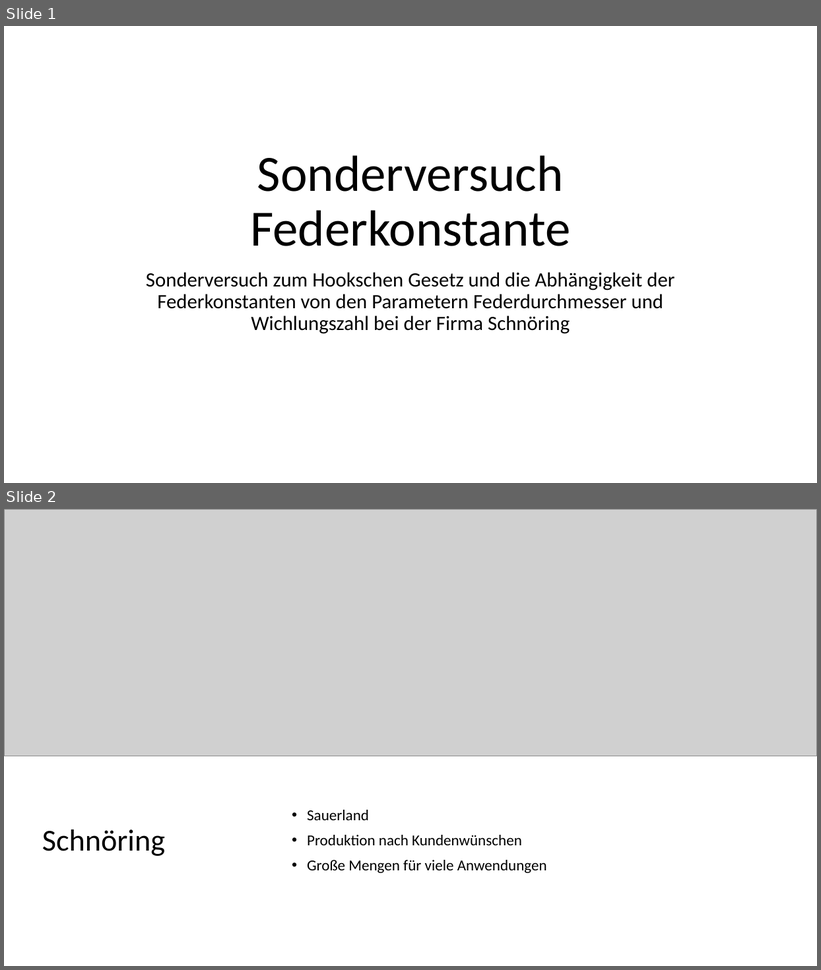
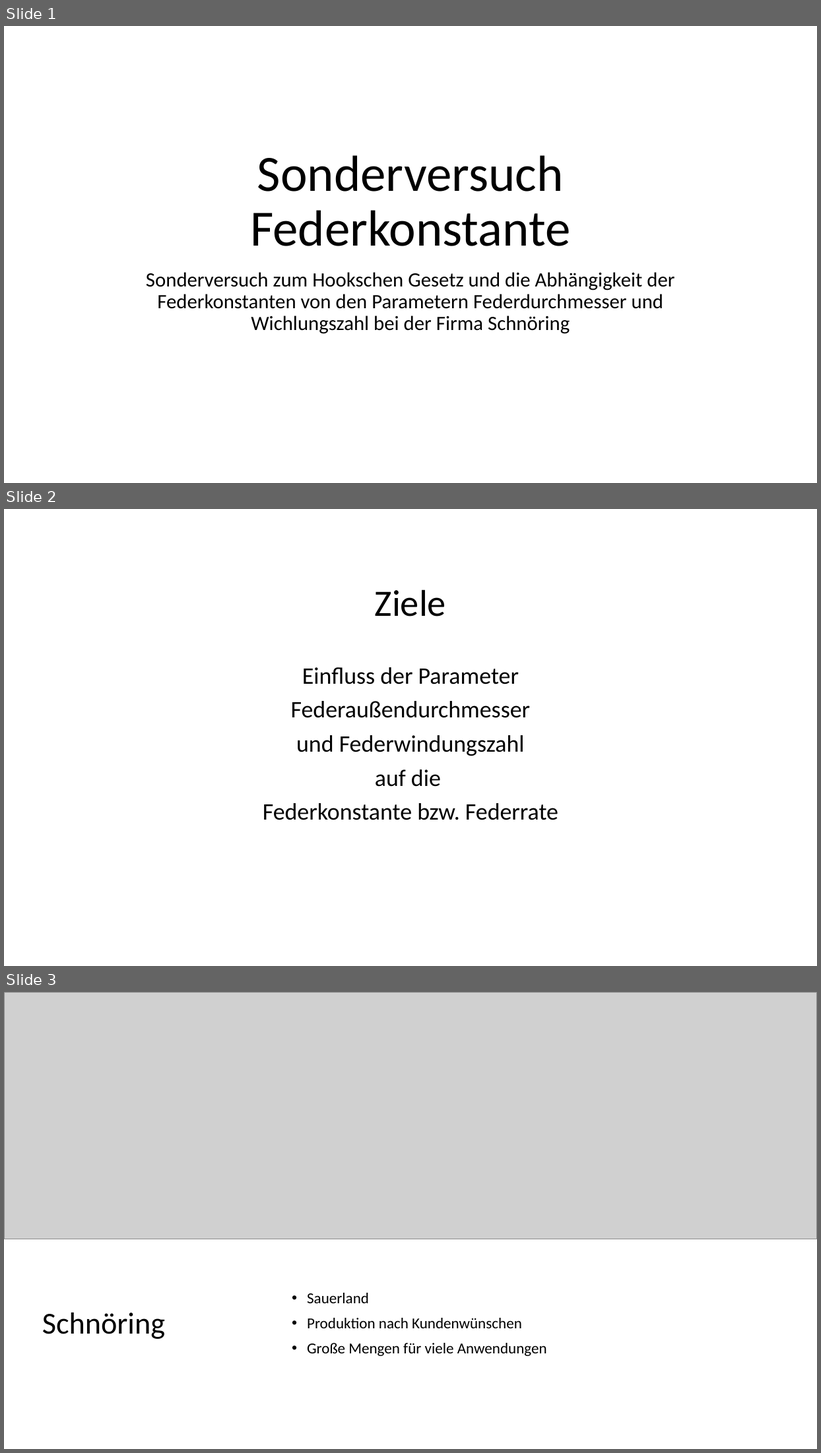
Before and after one commit to komrozik/AP2019, a slide deck: 000_Zusatzversuch/Presentation.pptx. Shown one above the other, each under a label of ours: slides 1 and 2 before the commit, slides 1, 2 and 3 after it. The pictures are 821x970 and 821x1453 pixels, drawn with LibreOffice and Linux fonts; fonts in the diff are those of the drawing; grey boxes stand for pictures; background and template pictures are left out. Boxes give left, top, right and bottom in pixels: in the first picture for what was removed or moved away, otherwise in the second. Text is boxed around its words. In the diff, an @@ line names an element or a change of style, - is before the commit and + after.

```diff
--- a/000_Zusatzversuch/Presentation.pptx
+++ b/000_Zusatzversuch/Presentation.pptx
@@ slide 2 added at box(4, 509, 817, 966), background #FFFFFF @@
@@ title added at box(375, 590, 446, 617), 44 pt, text #000000 @@
+Ziele
@@ text added at box(263, 667, 558, 821), 28 pt, text #000000 @@
+Einfluss der Parameter
+Federaußendurchmesser
+und Federwindungszahl
+auf die
+Federkonstante bzw. Federrate
@@ what was slide 2 is now slide 3 @@
```
Also in this commit, not shown: 2 slides changed, 10 other slides added, 2 slides removed, 9 other files.
